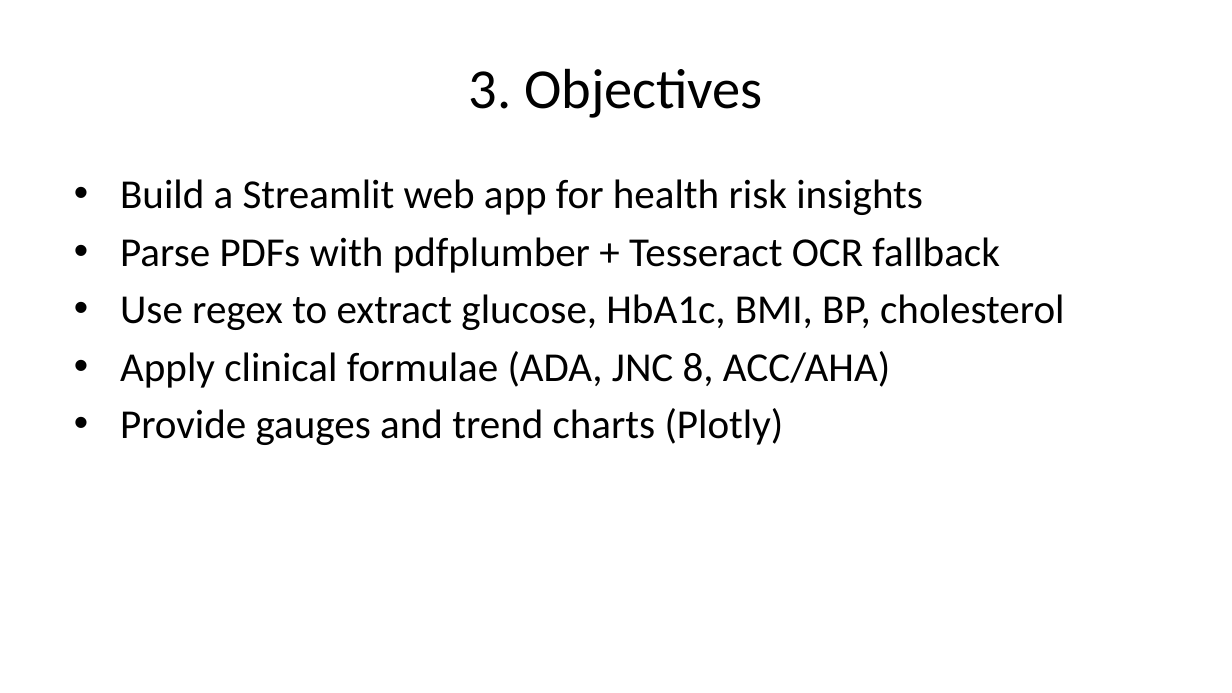
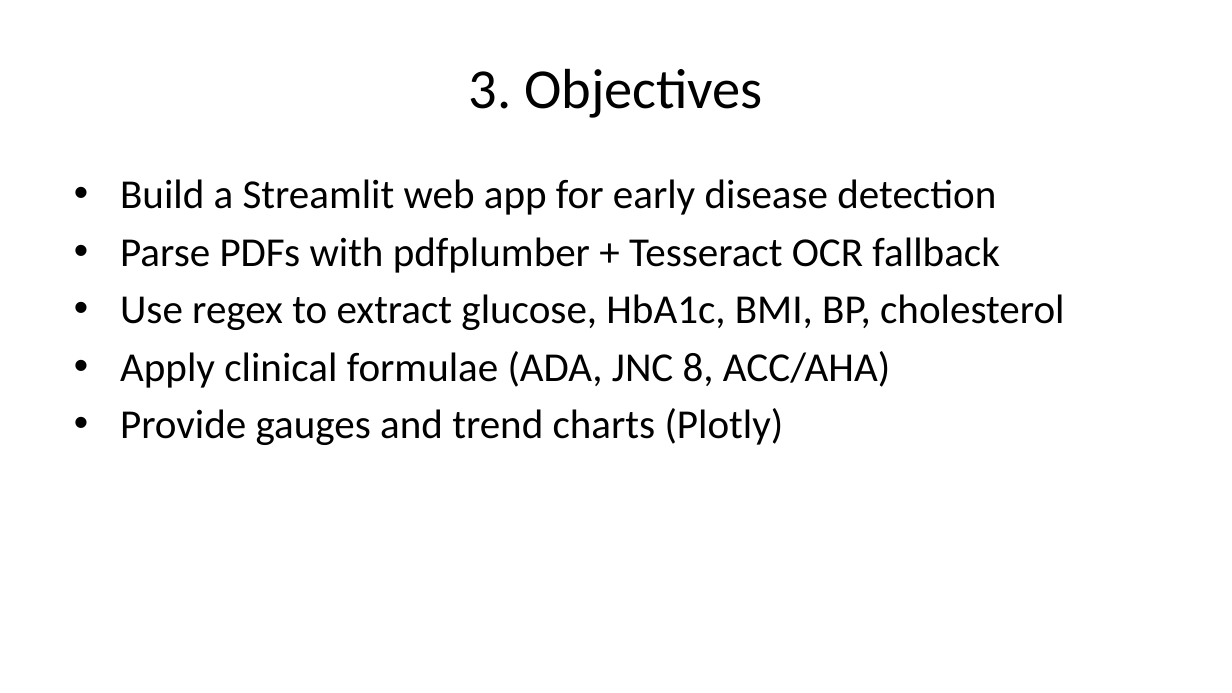
Before and after one commit to itsmehari/MedGuardian, a slide deck: slide 5 of MedGuardian_Presentation.pptx. Drawn at 1232x693 pixels with LibreOffice and Linux fonts; fonts in the diff are those of the drawing. Boxes give left, top, right and bottom in pixels: in the first picture for what was removed or moved away, otherwise in the second. Text is boxed around its words. In the diff, an @@ line names an element or a change of style, - is before the commit and + after.

```diff
--- a/MedGuardian_Presentation.pptx
+++ b/MedGuardian_Presentation.pptx
@@ text at (120,179,996,215): text changed @@
-• Build a Streamlit web app for health risk insights
+• Build a Streamlit web app for early disease detection
```
Also in this commit, not shown: 8 other slides changed, 2 slides added, 4 other files.
